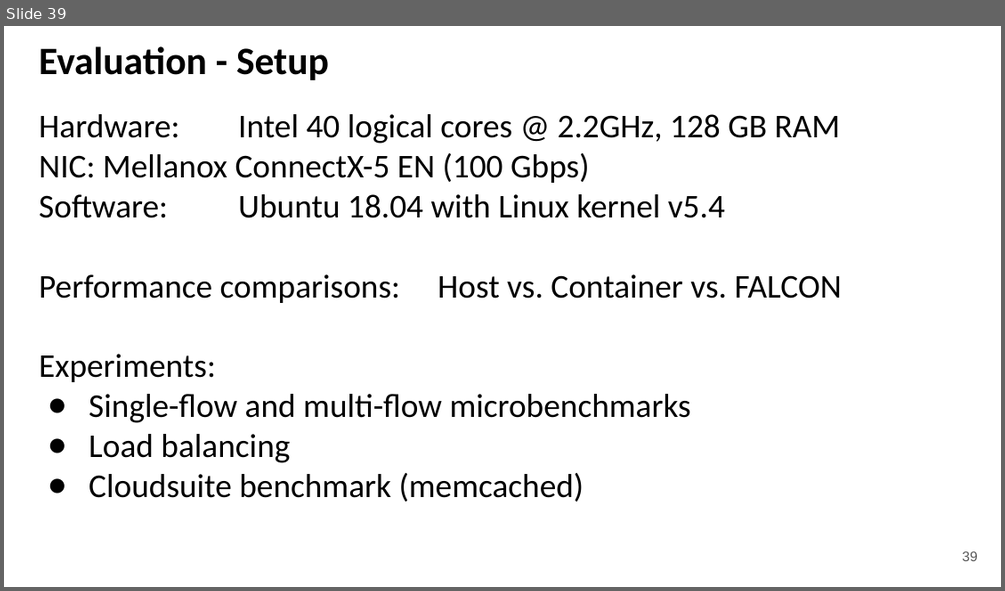
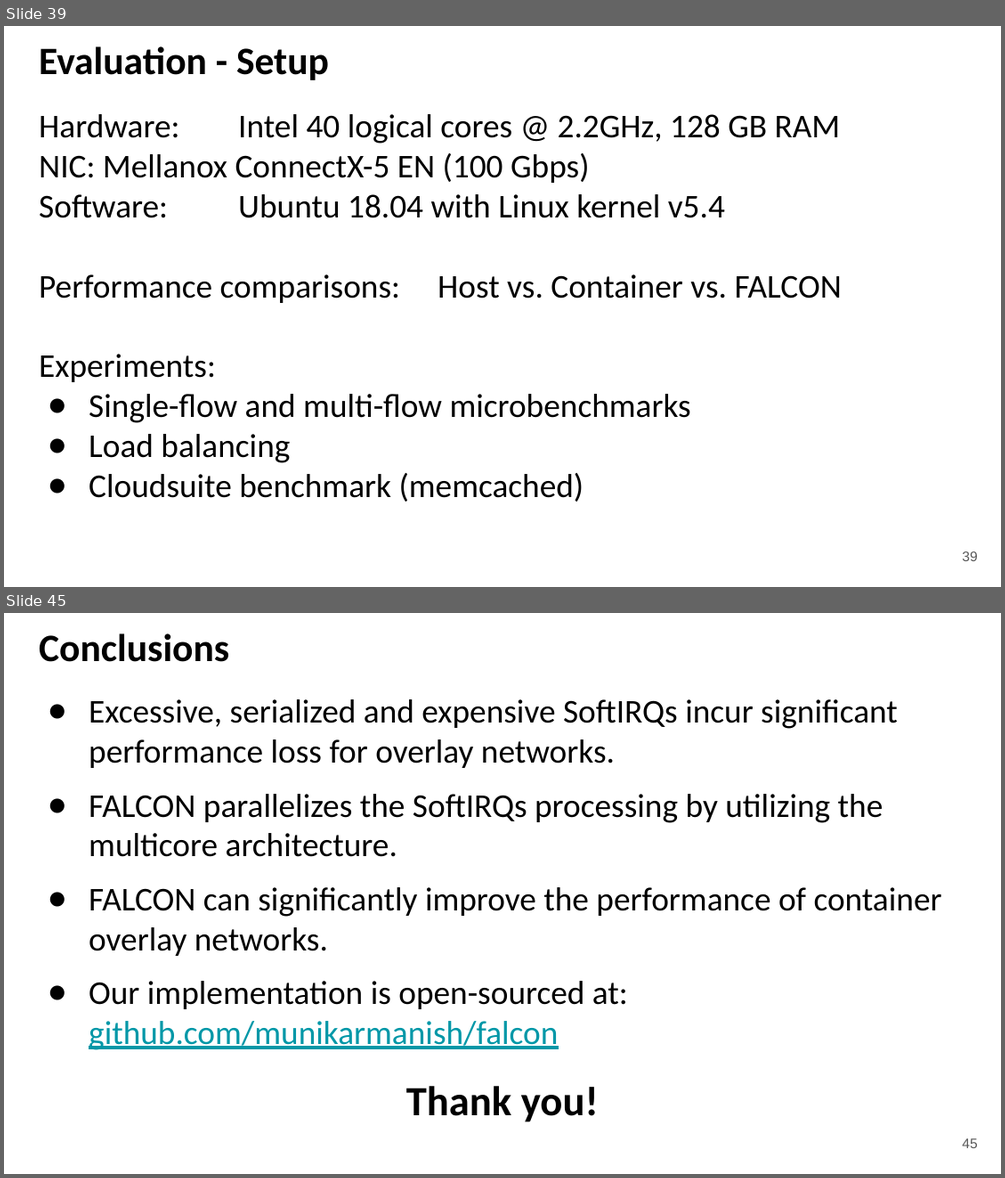
Before and after one commit to kevinsuo/kevinsuo.github.io, a slide deck: ksuo_homepage_files/eurosys21-slides.pptx. Shown one above the other, each under a label of ours: slide 39 before the commit, slides 39 and 45 after it; the slides between them are not shown. The pictures are 1005x591 and 1005x1178 pixels, drawn with LibreOffice and Linux fonts; fonts in the diff are those of the drawing. Boxes give left, top, right and bottom in pixels: in the first picture for what was removed or moved away, otherwise in the second. Text is boxed around its words. In the diff, an @@ line names an element or a change of style, - is before the commit and + after.

```diff
--- a/ksuo_homepage_files/eurosys21-slides.pptx
+++ b/ksuo_homepage_files/eurosys21-slides.pptx
@@ slide 45 added at (x1=4, y1=613, x2=1001, y2=1174), background #FFFFFF @@
@@ title added at (x1=39, y1=633, x2=229, y2=662), 28 pt, text #000000, bold @@
+Conclusions
@@ text added at (x1=89, y1=699, x2=942, y2=1050), 24 pt, text #000000 @@
+● Excessive, serialized and expensive SoftIRQs incur significant performance loss for overlay networks.
+● FALCON parallelizes the SoftIRQs processing by utilizing the multicore architecture.
+● FALCON can significantly improve the performance of container overlay networks.
+● Our implementation is open-sourced at: github.com/munikarmanish/falcon
@@ text added at (x1=406, y1=1086, x2=599, y2=1122), 30 pt, text #000000, bold @@
+Thank you!
@@ page number added at (x1=962, y1=1138, x2=977, y2=1148), 10 pt, text #595959 @@
+45
```
Also in this commit, not shown: 26 slides changed, 3 other slides added, 17 slides removed, 1 other file.
